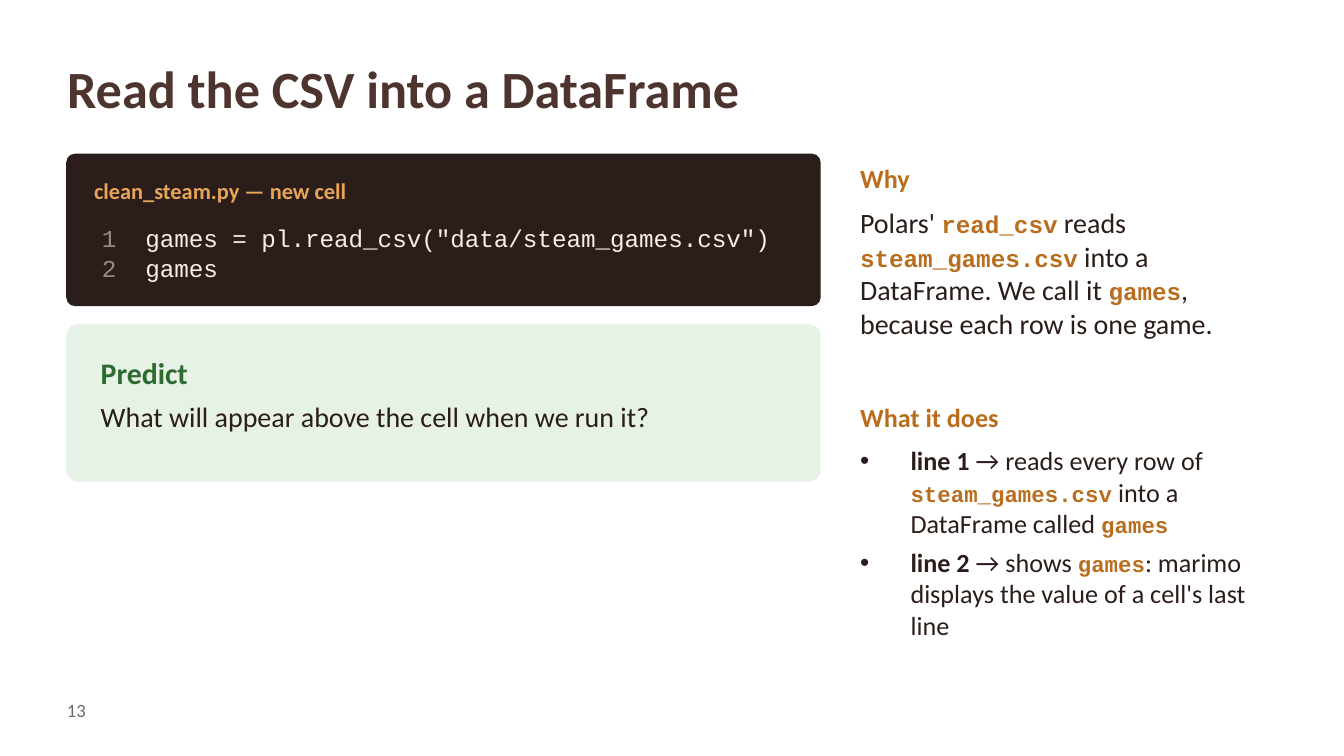
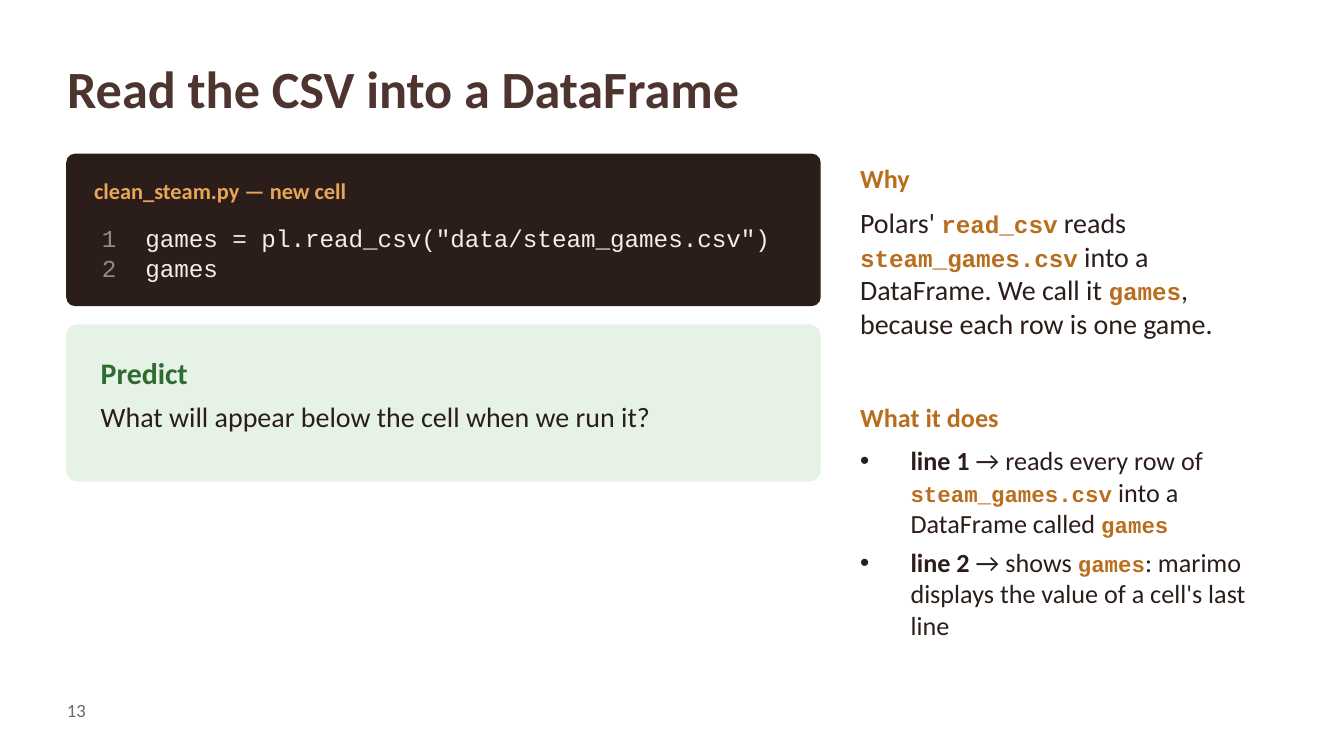
Before and after one commit to DamoM73/steam-data-stories, a slide deck: slide 13 of slides/02_Exploring_Our_Data.pptx. Drawn at 1344x756 pixels with LibreOffice and Linux fonts; fonts in the diff are those of the drawing; background and template pictures are left out. Boxes give left, top, right and bottom in pixels: in the first picture for what was removed or moved away, otherwise in the second. Text is boxed around its words. In the diff, an @@ line names an element or a change of style, - is before the commit and + after.

```diff
--- a/slides/02_Exploring_Our_Data.pptx
+++ b/slides/02_Exploring_Our_Data.pptx
@@ text at (101, 407, 650, 432): text changed @@
-What will appear above the cell when we run it?
+What will appear below the cell when we run it?
```
Also in this commit, not shown: 2 other slides changed, 2 slides added, 4 other files.
